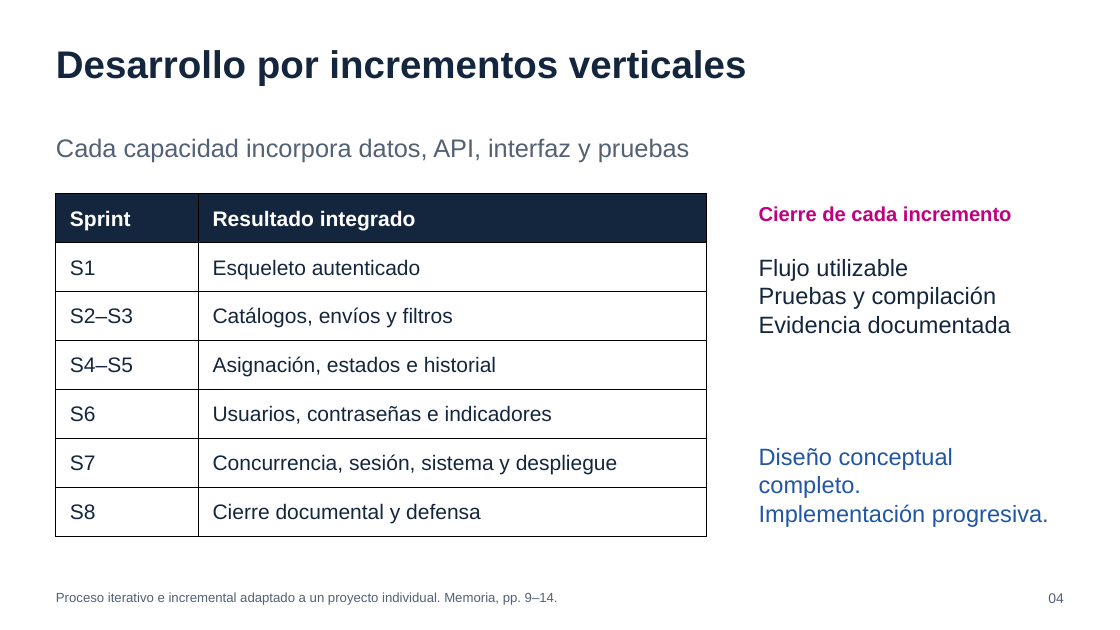
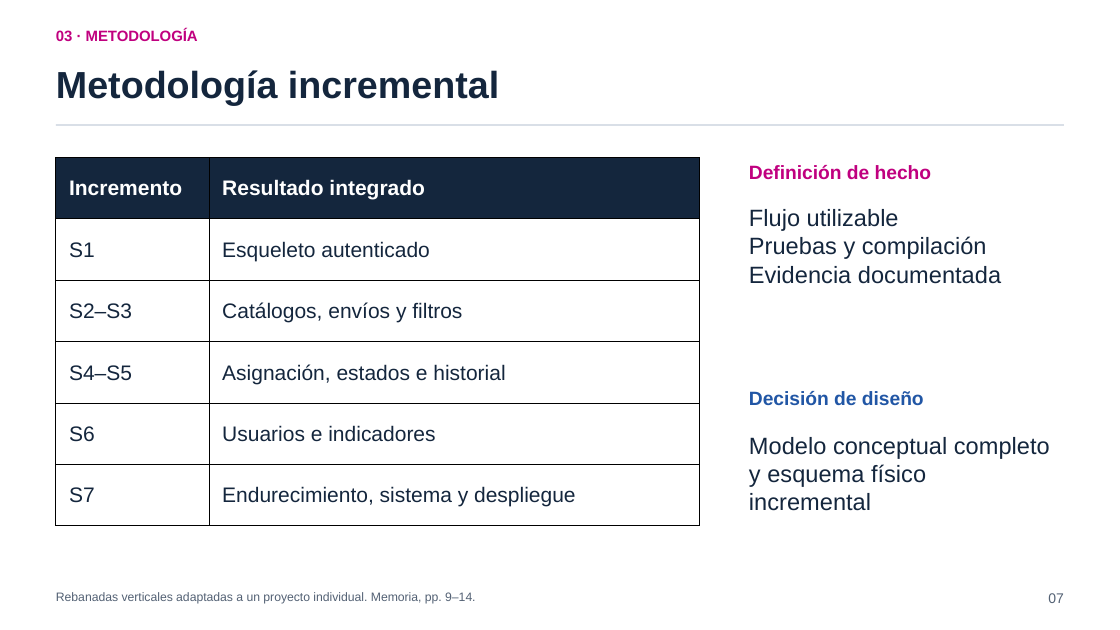
Before and after one commit to pey-45/TransitOps, a slide deck: slide 7 of tfg/presentacion/entrega/TransitOps_Presentacion_TFG.pptx (slide 4 before the commit). Drawn at 1120x630 pixels with LibreOffice and Linux fonts; fonts in the diff are those of the drawing. Boxes give left, top, right and bottom in pixels: in the first picture for what was removed or moved away, otherwise in the second. Text is boxed around its words. In the diff, an @@ line names an element or a change of style, - is before the commit and + after.

```diff
--- a/tfg/presentacion/entrega/TransitOps_Presentacion_TFG.pptx
+++ b/tfg/presentacion/entrega/TransitOps_Presentacion_TFG.pptx
@@ text added at [56,29,198,41], 12.8 pt, text #C0007F, bold @@
+03 · METODOLOGÍA
@@ text removed at [56,50,747,86] @@
-Desarrollo por incrementos verticales
@@ text added at [56,70,499,105], 32.2 pt, text #14263D, bold @@
+Metodología incremental
@@ text removed at [56,138,690,163] @@
-Cada capacidad incorpora datos, API, interfaz y pruebas
@@ rectangle added at [56,124,1065,126], fill #D9DFE7 @@
@@ table at [56,158,699,527] @@
-row 1, column 1: Sprint
+row 1, column 1: Incremento
-row 5: S6 | Usuarios, contraseñas e indicadores
-row 6: S7 | Concurrencia, sesión, sistema y despliegue
-row 7: S8 | Cierre documental y defensa
+row 5: S6 | Usuarios e indicadores
+row 6: S7 | Endurecimiento, sistema y despliegue
@@ table: place and size @@
-table at [56,193,707,536]
+table at [56,158,699,527]
@@ text added at [749,165,931,180], 16.5 pt, text #C0007F, bold @@
+Definición de hecho
@@ text "Flujo utilizable": place and size @@
-text "Flujo utilizable" at [759,259,1011,334]
+text "Flujo utilizable" at [749,209,1001,284]
@@ text removed at [759,206,1012,222] @@
-Cierre de cada incremento
@@ text added at [749,391,924,405], 16.5 pt, text #2156A5, bold @@
+Decisión de diseño
@@ text at [749,437,1050,511]: text changed; text colour #2156A5 to #14263D @@
-Diseño conceptual completo.
-Implementación progresiva.
+Modelo conceptual completo
+y esquema físico incremental
@@ text at [56,592,475,604]: text changed; size 11.2 to 10.5 pt @@
-Proceso iterativo e incremental adaptado a un proyecto individual. Memoria, pp. 9–14.
+Rebanadas verticales adaptadas a un proyecto individual. Memoria, pp. 9–14.
@@ text at [1048,593,1064,603]: text changed @@
-04
+07
```
Also in this commit, not shown: 9 other slides changed, 12 slides added, 12 slides removed, 7 other files.
